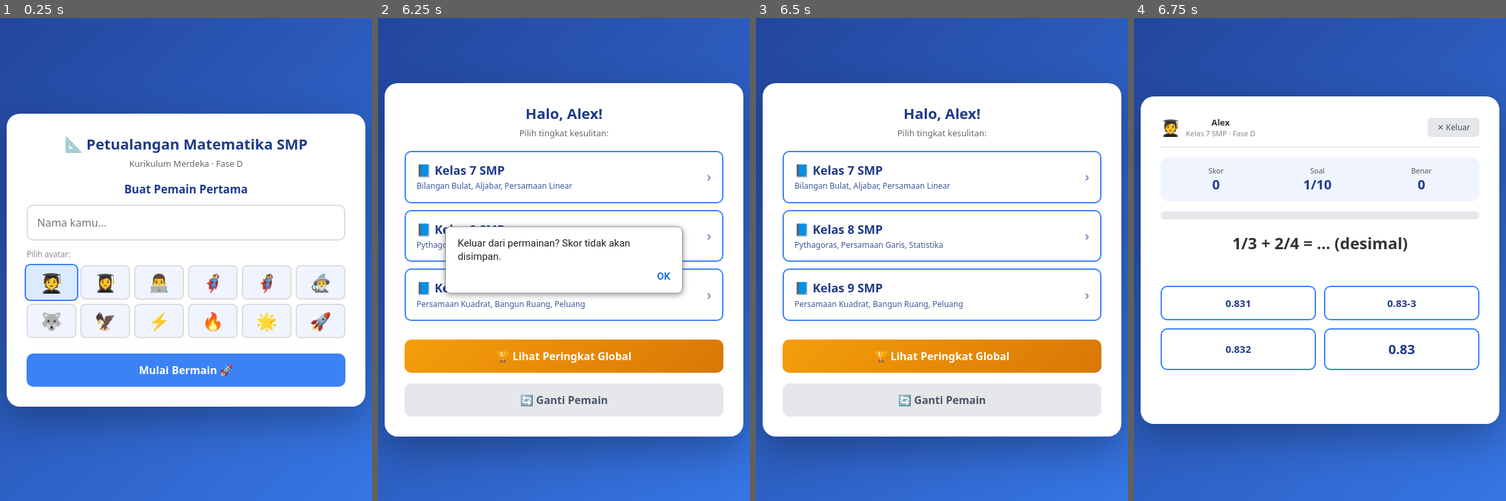
Above: before the commit, frames 1-4 (left to right).
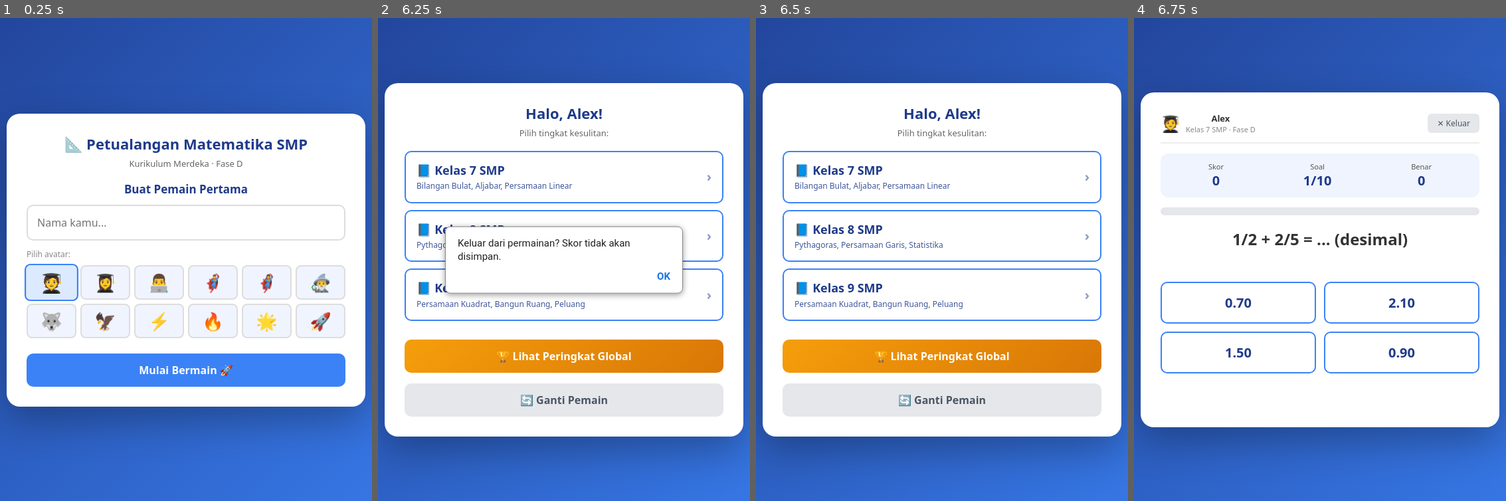
Above: after the commit, the same moments.

Repository: aftershadow23-ui/game-matematika-smp
Game: browser game, page index.html
The game is run twice, just before and just after one commit, with the same random seed, the same clock (stepped at 60 frames per second) and the same inputs. When the page shows a pop-up message, it is drawn as a white box for half a second while everything else waits; a line starting with > is the answer the replay typed.
Inputs (mouse positions are in pixels of both pictures, inside the frame that each line leads up to):
- Up to frame 1 (0.25 s): no input
- Up to frame 2 (6.25 s): click (564, 220) at 0.27 s; type "Alex" at 0.27 s; click "Mulai Bermain 🚀" at 0.52 s; click "📘 Kelas 9 SMP Persamaan Kuadr…" at 1.27 s; tap Enter at 1.52 s; click "✕ Keluar" at 2.02 s; click "📘 Kelas 8 SMP Pythagoras, Per…" at 2.77 s; click "21" at 3.52 s; click "Lanjut →" at 4.27 s; click "40" at 5.02 s; click "✕ Keluar" at 5.77 s
- Up to frame 3 (6.5 s): no input
- Up to frame 4 (6.75 s): click "📘 Kelas 7 SMP Bilangan Bulat,…" at 6.52 s

Frames 1-3 are identical in both runs. In frame 4, 6.8% of the frame differs, in the area x 1-99%, y 15-85%.

Commit message:
Update index.html

Diff:
--- a/index.html
+++ b/index.html
@@ -371,7 +371,7 @@
   }
   // Pecahan
   if (r < 0.85) {
-    const a = randInt(1, 3), b = randInt(2, 5), c = randInt(1, 2), d = randInt(3, 6);
+    const b = randInt(2, 5), a = randInt(1, b - 1), d = randInt(3, 6), c = randInt(1, d - 1);
     const num = a*d + c*b, den = b*d;
     return numQ(`${a}/${b} + ${c}/${d} = ... (desimal)`, (num/den).toFixed(2), `Samakan penyebut jadi ${den}:\n${a*d}/${den} + ${c*b}/${den} = ${num}/${den}\n${num} ÷ ${den} = ${(num/den).toFixed(2)}`);
   }
@@ -463,6 +463,23 @@
 function generateOptions(q) {
   const { answer, type } = q;
   if (type === 'text') return [answer, ...q.distractors].slice(0,4).sort(() => Math.random() - 0.5);
+
+  // Perbaikan Desimal: Paksa pilihan ganda pakai 2 angka di belakang koma
+  if (answer.includes('.')) {
+    const n = parseFloat(answer);
+    const opts = new Set([answer]);
+    let t = 0;
+    while (opts.size < 4 && t < 100) {
+      t++;
+      let off = randInt(1, 15) / 10;
+      if (Math.random() < 0.5) off = -off;
+      const c = Math.round((n + off) * 10) / 10;
+      if (c >= 0) opts.add(c.toFixed(2));
+    }
+    while (opts.size < 4) opts.add((n + opts.size * 0.1).toFixed(2));
+    return [...opts].sort(() => Math.random() - 0.5);
+  }
+
   return generateNumericOptions(parseInt(answer) || answer);
 }
 
